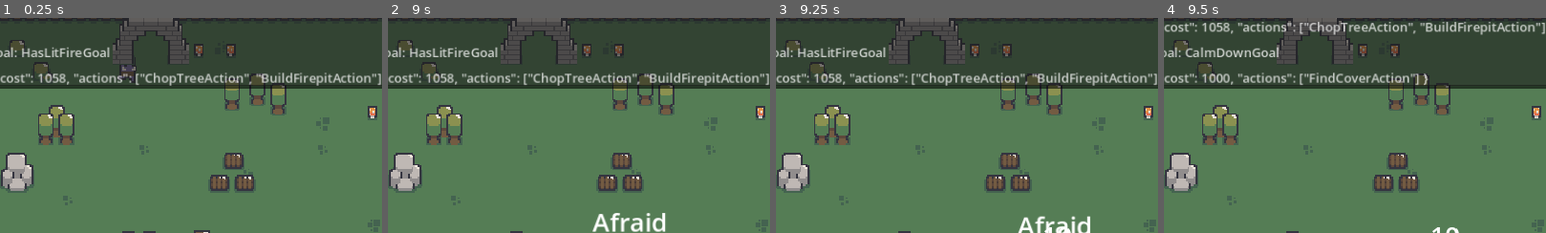
Above: before the commit, frames 1-4 (left to right).
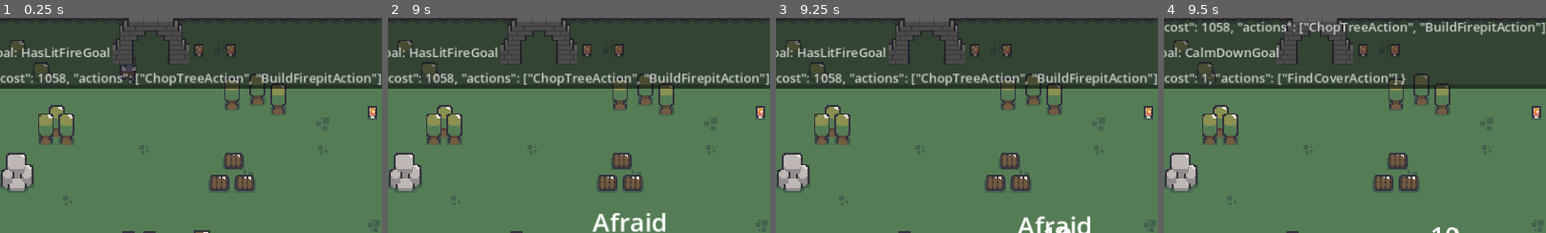
Above: after the commit, the same moments.

Repository: scagliolaluca/Godot2DGoalOrientedActionPlanning
Game: Godot game, scene res://scenes/main.tscn
Same seed, same stepped clock (60 frames per second), same inputs: the game is played once before the commit and once after it.
Inputs:
- Up to frame 1 (0.25 s): no input
- Up to frame 2 (9 s): click "Show Console" at 0.5 s; click "Show Console" at 1.25 s; click "Hide Console" at 2 s; click "Show Console" at 2.75 s; click "Hide Console" at 3.5 s; click "Reload" at 5 s; click "Pause" at 5.75 s; click "Resume" at 6.5 s
- Up to frame 3 (9.25 s): no input
- Up to frame 4 (9.5 s): no input
The pictures show only the part of the screen within x 3-53%, y 2-52%; the shares and areas given below are measured in that part.

Frames 1-3 are identical in both runs. In frame 4, 1.6% of the frame differs, in the area x 11-70%, y 25-32%.

Commit message:
Added comments to agent, find_cover and calm_down

Diff:
--- a/goap/actions/find_cover.gd
+++ b/goap/actions/find_cover.gd
@@ -12,6 +12,7 @@
 # does not allow this action anymore.
 #
 func is_valid() -> bool:
+	# Find cover requires a "cover" object to be present (should always be available)
 	return not WorldState.get_elements("cover").is_empty()
 
 
@@ -20,15 +21,12 @@
 # state is considered when calculating the cost.
 #
 func get_cost(_blackboard) -> int:
-	# TODO: make dynamic? distance to cover? distance to troll?
-	return 1000
+	# Cost is currently irrelevant since there are no alternative actions, to stop being frightened
+	return 1
 
 #
 # Action requirements.
-# Example:
-# {
-#   "has_wood": true
-# }
+# Going to a cover doesn't require any ressources
 #
 func get_preconditions() -> Dictionary:
 	return {}
@@ -36,11 +34,8 @@
 
 #
 # What conditions this action satisfies
+# Going into cover stopps the Satyr from being frightened
 #
-# Example:
-# {
-#   "has_wood": true
-# }
 func get_effects() -> Dictionary:
 	return {"is_frightened": false}
 
@@ -50,16 +45,19 @@
 # "actor" is the NPC using the AI.
 # "delta" is the time in seconds since last loop.
 #
-# Returns true when the task is complete.
+# Moves towards the closest cover and starts the calm down timer after arrival.
 #
-# Check "./actions/chop_tree.gd" for example.
+# Returns true when the calm down timer is expired.
 #
 func perform(_actor, _delta) -> bool:
+	# Find the closest cover
 	var closestCover = WorldState.get_closest_element("cover", _actor)
 
+	# Do the calm down action if close to a cover
 	if _actor.position.distance_to(closestCover.position) < 1:
 		return _actor.calm_down()
 
+	# Alternatively: Move towards the closest cover
 	var moveDirection = closestCover.position - _actor.position
 	_actor.move_to(moveDirection, _delta)
 
--- a/goap/agent.gd
+++ b/goap/agent.gd
@@ -26,14 +26,14 @@
 # when calculating action costs and status (e.g. the actor's position).
 #
 func _process(delta):
-	var hungry = false
+	# is_hungry variable in blackboard prevents npc from eating below hunger=30
+	var hungry = WorldState.get_state("hunger", 0) > 30
 
-	if WorldState.get_state("hunger", 0) > 30: #is_hungry variable in blackboard prevents npc from eating below hunger=30
-		hungry = true
-
-	var blackboard = {"position": _actor.position, "is_hungry": hungry} # TODO: Fill with information
+	# fill blackboard with relevant information
+	var blackboard = {"position": _actor.position, "is_hungry": hungry}
 
 	var bestGoal = _get_best_goal()
+	# if a new best goal is found, get the new plan and reset the plan step
 	if bestGoal != _current_goal:
 		_current_plan = Goap.get_action_planner().get_plan(bestGoal, blackboard)
 		_current_plan_step = 0
@@ -51,12 +51,10 @@
 
 
 #
-# Returns the highest priority goal available.
+# Returns the highest priority goal available (that is valid).
+# Returns null if no goal is valid
 #
 func _get_best_goal():
-	# TODO: fill with logic
-	#return
-
 	var bestGoal = null
 	for goal in _goals:
 		if goal.is_valid() and (bestGoal == null or bestGoal.priority() < goal.priority()):
@@ -70,17 +68,16 @@
 # Executes plan. This function is called on every game loop.
 # "plan" is the current list of actions, and delta is the time since last loop.
 #
-# If the current plan is empty it does not do anything, otherwise it performs
-# the current step of the plan and checks whether it can move to the next
+# If the current plan is empty, is already finished or the next action is invalid,
+# it does not do anything and sets the current goal to null (to request a new plan),
+# otherwise it performs the current step of the plan and checks whether it can move to the next
 # plan step.
 #
 # Every action exposes a function called perform, which will return true when
 # the job is complete, so the agent can jump to the next action in the list.
 #
 func _follow_plan(plan, delta):
-	# TODO: fill with logic
-	#return
-
+	# check if there is a step left in the plan
 	if plan.is_empty() or plan.size() <= _current_plan_step:
 		_current_goal = null
 		return
@@ -94,6 +91,7 @@
 
 	var finished = current_action.perform(_actor, delta)
 
+	# go to the next plan step if the action was finished
 	if finished:
 		_current_plan_step += 1
 
--- a/goap/goals/calm_down.gd
+++ b/goap/goals/calm_down.gd
@@ -4,13 +4,15 @@
 
 func get_clazz(): return "CalmDownGoal"
 
+# Calm down is available, if the Satyr is frightened
 func is_valid() -> bool:
 	return WorldState.get_state("is_frightened", false)
 
-
+# The priority should be higher than relax (do nothing), but lower than eating (at least when very hungry)
+# (priority scaling is based on hunger level)
 func priority() -> int:
-	# Should be higher than relax, but lower than eating (when very hungry)
 	return 60
 
+# The goal is to stop being frightened
 func get_desired_state() -> Dictionary:
 	return {"is_frightened": false}
